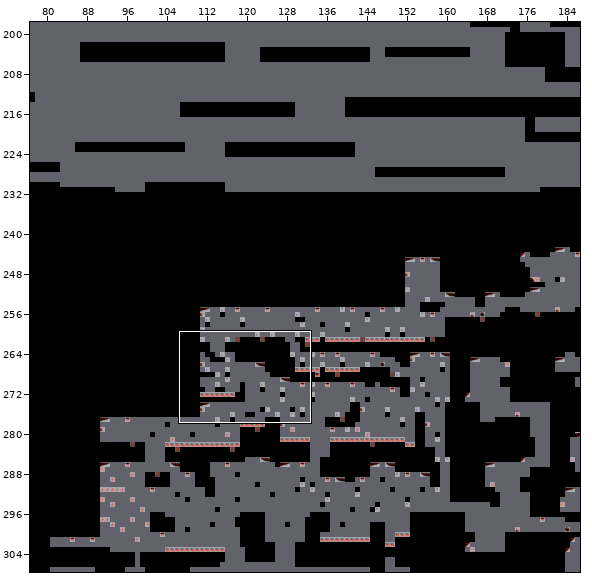
Level history. Tiled map: TheCave.tmx. Above: a wide view before the commit, with the close-up outlined.
Close-up. Old version:
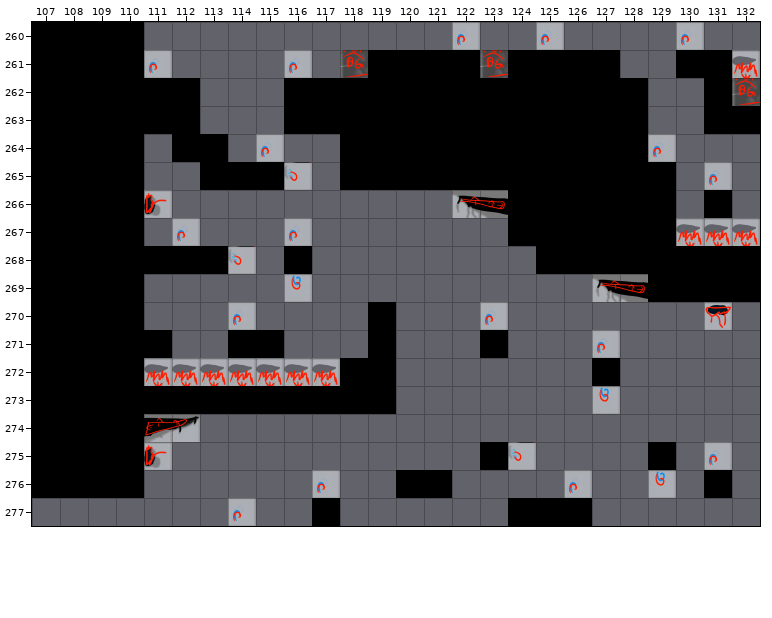
Cells are 120x120 px. Shown: x 107..132, y 260..277. The commit also changed other parts of the map, which this record leaves out.
After:
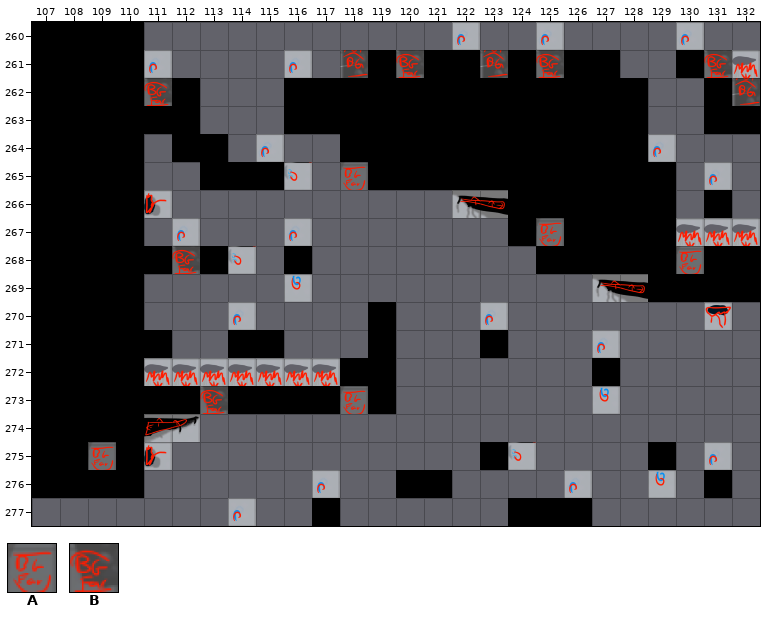
Key: from "UpperCaveObjectTiles": A 127, B 128.
_ is an empty cell.
See-through tiles are keyed as they look on the map.
Difference:
Layer "Objects":
Tile A now appears in row 265 at x 118; in row 267 at x 125; in row 268 at x 130; in row 273 at x 118; in row 275 at x 109.
Tile B now appears in row 261 at x 120, 125 and 131; in row 262 at x 111; in row 268 at x 112; in row 273 at x 113.
